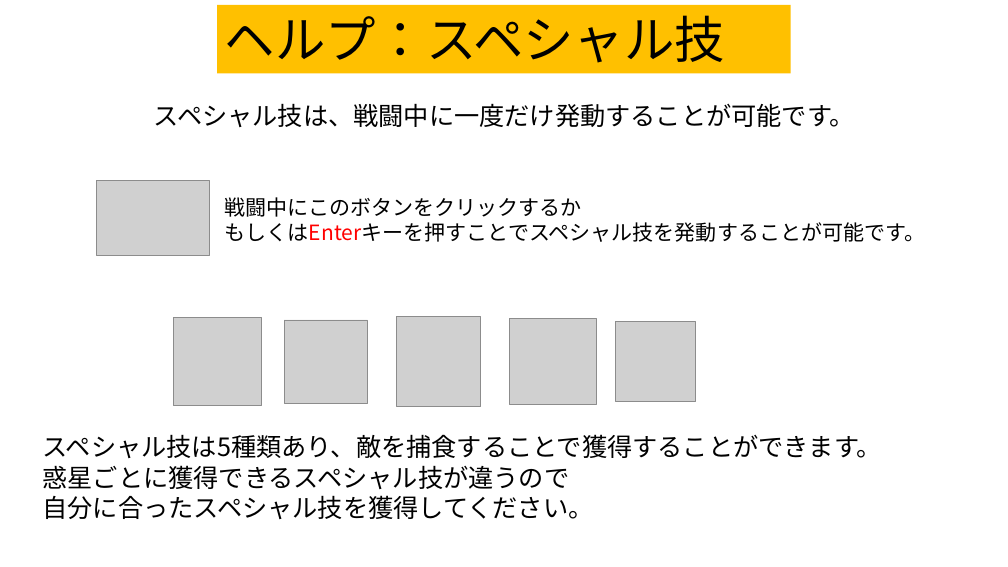
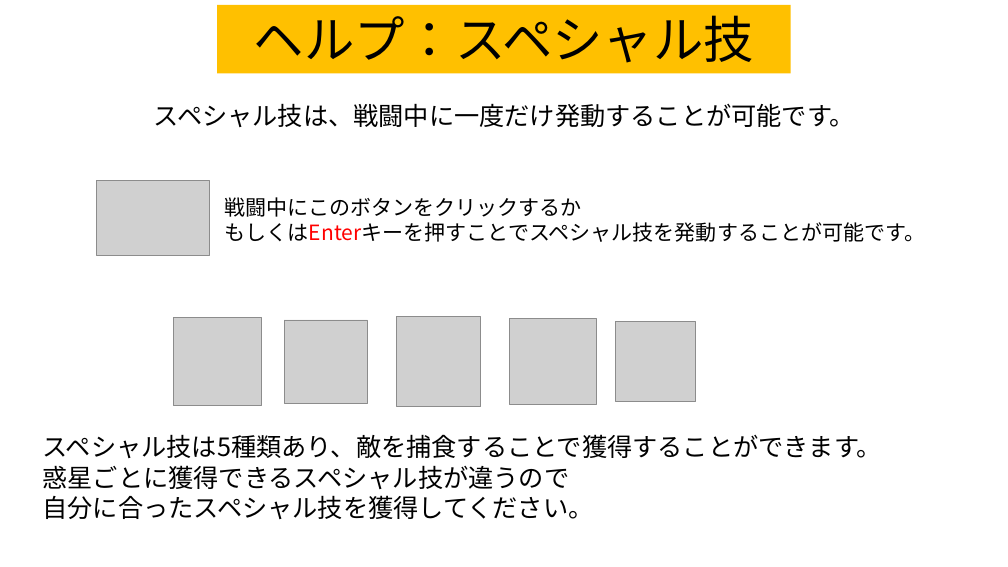
Before and after one commit to team556/team, a slide deck: slide 13 of 説明文.pptx. Drawn at 1008x567 pixels with LibreOffice and Linux fonts; fonts in the diff are those of the drawing; grey boxes stand for pictures. Boxes give left, top, right and bottom in pixels: in the first picture for what was removed or moved away, otherwise in the second. Text is boxed around its words. In the diff, an @@ line names an element or a change of style, - is before the commit and + after.

Commit message:
ヘルプのパワポ修正

```diff
--- a/説明文.pptx
+++ b/説明文.pptx
@@ rectangle "ヘルプ：スペシャル技" at [217, 5, 791, 73]: alignment left to centre @@
```
Also in this commit, not shown: 1 other file.
